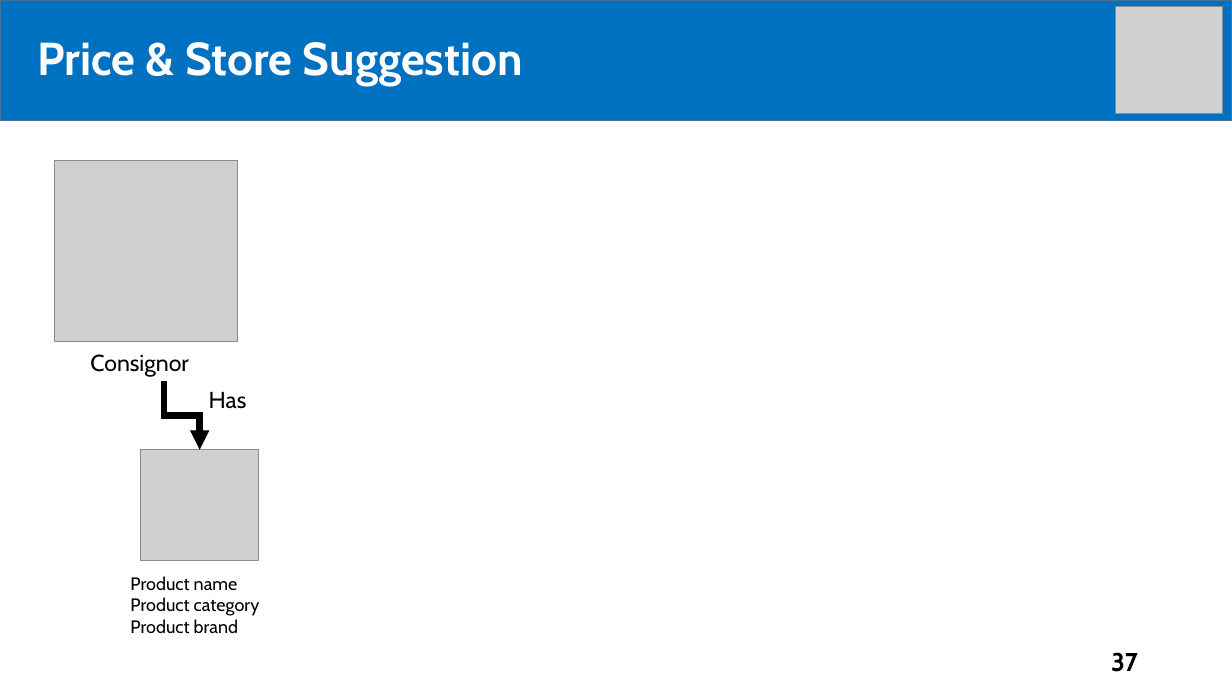
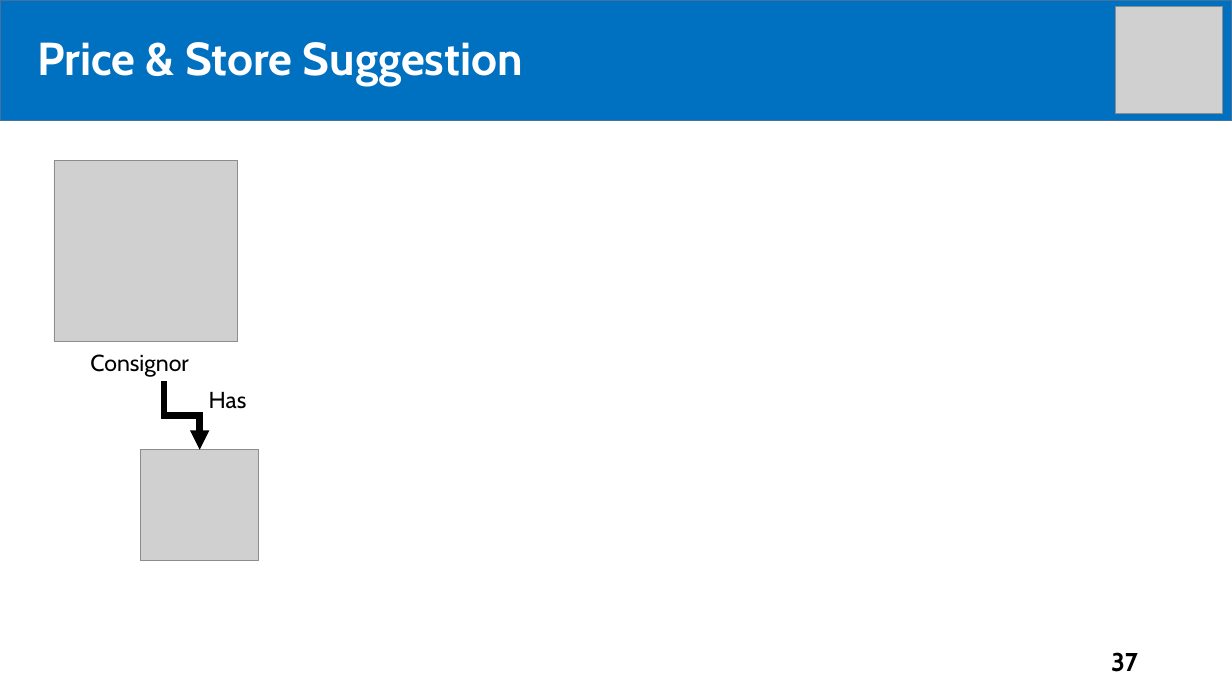
Before and after one commit to tiendan3108/CP, a slide deck: slide 37 of Source/Presentation/PreFinalPresentation.pptx. Drawn at 1232x693 pixels with LibreOffice and Linux fonts; fonts in the diff are those of the drawing; grey boxes stand for pictures. Boxes give left, top, right and bottom in pixels: in the first picture for what was removed or moved away, otherwise in the second. Text is boxed around its words. In the diff, an @@ line names an element or a change of style, - is before the commit and + after.

```diff
--- a/Source/Presentation/PreFinalPresentation.pptx
+++ b/Source/Presentation/PreFinalPresentation.pptx
@@ text removed at (x1=130, y1=576, x2=260, y2=634) @@
-Product name
-Product category
-Product brand
```
Also in this commit, not shown: 4 other slides changed.
